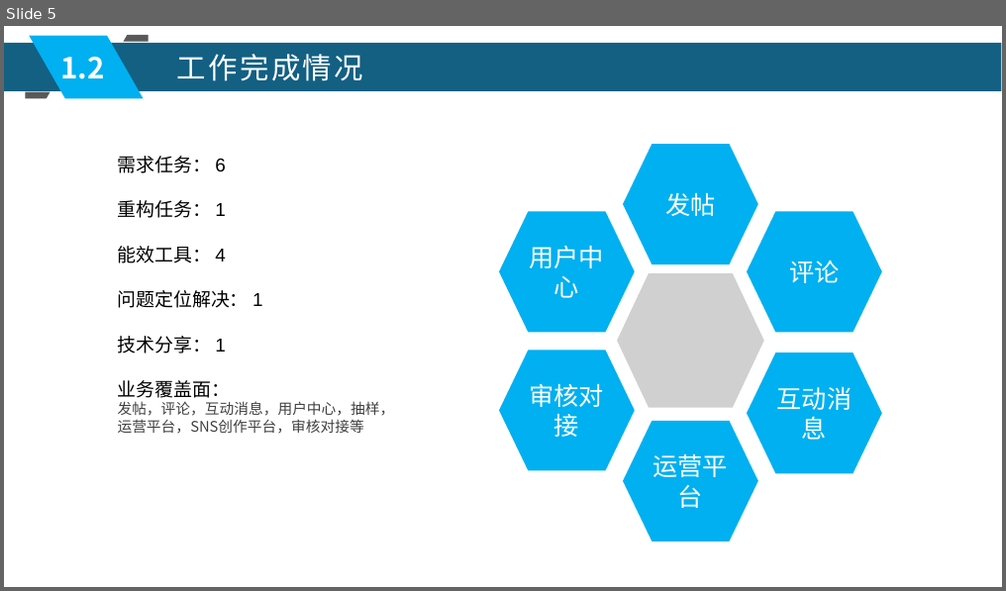
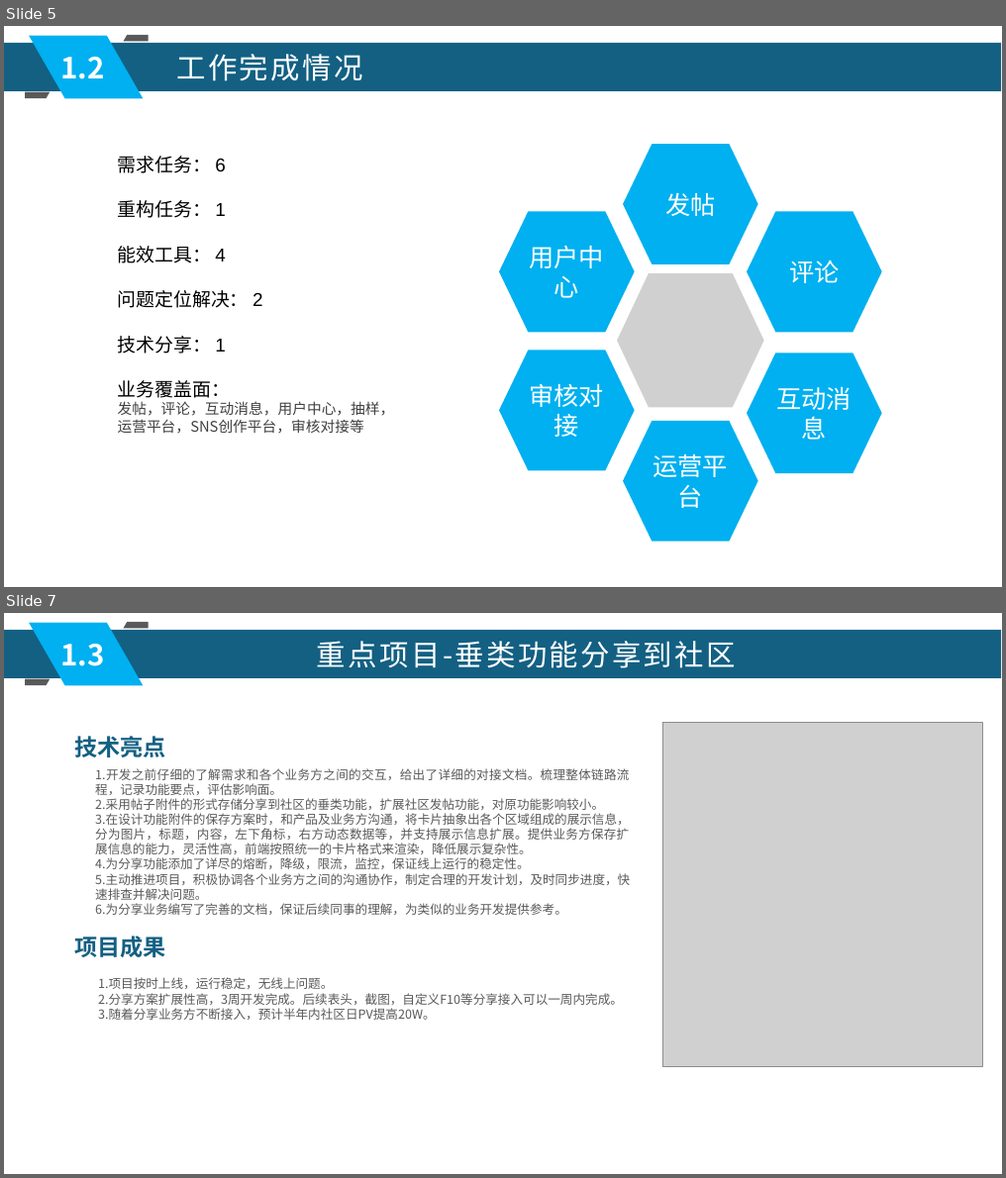
Before and after one commit to xljnc/husky-starter, a slide deck: doc/zzdb.pptx. Shown one above the other, each under a label of ours: slide 5 before the commit, slides 5 and 7 after it; the slides between them are not shown. The pictures are 1006x591 and 1006x1178 pixels, drawn with LibreOffice and Linux fonts; fonts in the diff are those of the drawing; grey boxes stand for pictures. Boxes give left, top, right and bottom in pixels: in the first picture for what was removed or moved away, otherwise in the second. Text is boxed around its words. In the diff, an @@ line names an element or a change of style, - is before the commit and + after.

Commit message:
文档 by qiyu 2022-06-20

```diff
--- a/doc/zzdb.pptx
+++ b/doc/zzdb.pptx
@@ slide 7 added at (x1=4, y1=613, x2=1002, y2=1174), background #FFFFFF @@
@@ rectangle added at (x1=4, y1=630, x2=1001, y2=678), fill #136083 @@
@@ parallelogram added at (x1=29, y1=623, x2=143, y2=685), fill #00B0F0 @@
@@ freeform shape added at (x1=123, y1=622, x2=148, y2=629), fill #595959 @@
@@ text added at (x1=317, y1=641, x2=736, y2=668), 28 pt, text #FFFFFF @@
+重点项目-垂类功能分享到社区
@@ text added at (x1=60, y1=644, x2=104, y2=666), 28 pt, text #FFFFFF, bold @@
+1.3
@@ freeform shape added at (x1=25, y1=679, x2=50, y2=685), fill #595959 @@
@@ picture added at (x1=662, y1=722, x2=982, y2=1066) @@
@@ text added at (x1=74, y1=736, x2=165, y2=758), 22 pt, text #136083, bold @@
+技术亮点
@@ text added at (x1=95, y1=768, x2=630, y2=915), 12 pt, text #595959 @@
+1.开发之前仔细的了解需求和各个业务方之间的交互，给出了详细的对接文档。梳理整体链路流程，记录功能要点，评估影响面。
+2.采用帖子附件的形式存储分享到社区的垂类功能，扩展社区发帖功能，对原功能影响较小。
+3.在设计功能附件的保存方案时，和产品及业务方沟通，将卡片抽象出各个区域组成的展示信息，分为图片，标题，内容，左下角标，右方动态数据等，并支持展示信息扩展。提供业务方保存扩展信息的能力，灵活性高，前端按照统一的卡片格式来渲染，降低展示复杂性。
+4.为分享功能添加了详尽的熔断，降级，限流，监控，保证线上运行的稳定性。
+5.主动推进项目，积极协调各个业务方之间的沟通协作，制定合理的开发计划，及时同步进度，快速排查并解决问题。
+6.为分享业务编写了完善的文档，保证后续同事的理解，为类似的业务开发提供参考。
@@ text added at (x1=74, y1=936, x2=165, y2=958), 22 pt, text #136083, bold @@
+项目成果
@@ text added at (x1=98, y1=977, x2=623, y2=1020), 12 pt, text #595959 @@
+1.项目按时上线，运行稳定，无线上问题。
+2.分享方案扩展性高，3周开发完成。后续表头，截图，自定义F10等分享接入可以一周内完成。
+3.随着分享业务方不断接入，预计半年内社区日PV提高20W。
@@ slide 5 changed as well @@
@@ text at (x1=118, y1=290, x2=263, y2=308): text changed @@
-问题定位解决： 1
+问题定位解决： 2
```
Also in this commit, not shown: 14 other slides changed.
